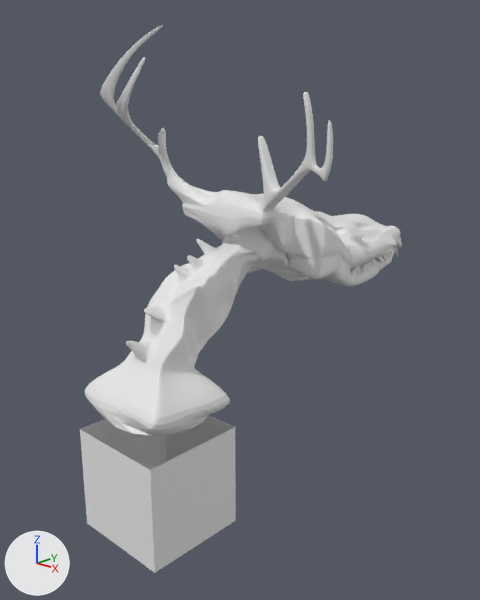
The Blender file windigo.blend as it was, and as the next commit left it.
Camera for both pictures: a camera (50 mm lens) standing at (1.71, -1.57, 2.5) and looking at (-0.05, 0.3, 1.7). Arrows for +X, +Y and +Z are at lower left; the lights stay in place.
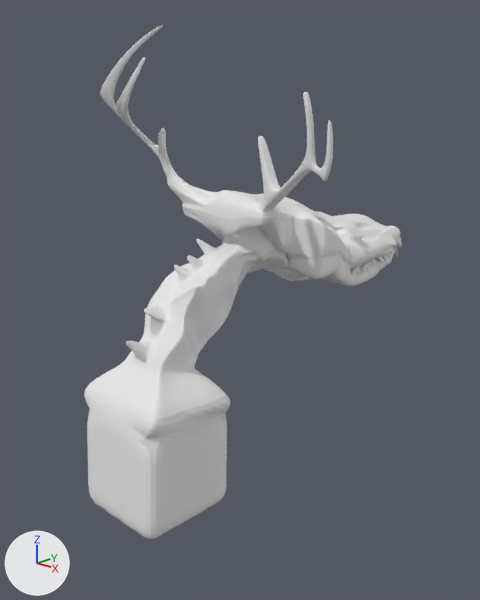
Changed parts and their boxes [x1, y1, x2, y2] in the pictures (480 x 600 px):
'Sphere', reshaped (25% taller): before [85, 25, 402, 436]; after [84, 25, 402, 539]
'Cube', deleted: before [80, 415, 236, 573]
part 1 of me_sphere_001, built on: before [87, 387, 208, 436]; after [87, 387, 227, 539]

What the commit changed:
me_sphere_001 is used by ob_sphere; location (0.0, 0.0, 0.0); rotation (0.0, 3.142, 0.0), in degrees (0, 180, 0); scale (0.486, 0.486, 0.486).
me_sphere_001 had 3372 vertices, 3489 faces and spanned x -1.06..1.05, y -0.83..2.62, z -5.59..-2.81.
me_sphere_001 now has 3457 vertices, 3585 faces and spans x -1.06..1.05, y -0.9..2.62, z -5.59..-2.2.
Part 1, on me_sphere_001:
4 faces are deleted.
68 vertices are added at x -0.48..0.36, y -0.9..-0.04, z -2.93..-2.2.
12 new vertices lie (0.01, 0.02, -0.17) away from vertices in x -0.47..0.35, y -0.88..-0.05, z -2.75..-2.2.
5 new vertices lie (0.01, 0.01, -0.17) away from vertices in x -0.47..-0.05, y -0.68..-0.05, z -2.75..-2.33.
100 new faces join them.
Object 'Cube' (ob_cube) is deleted.
